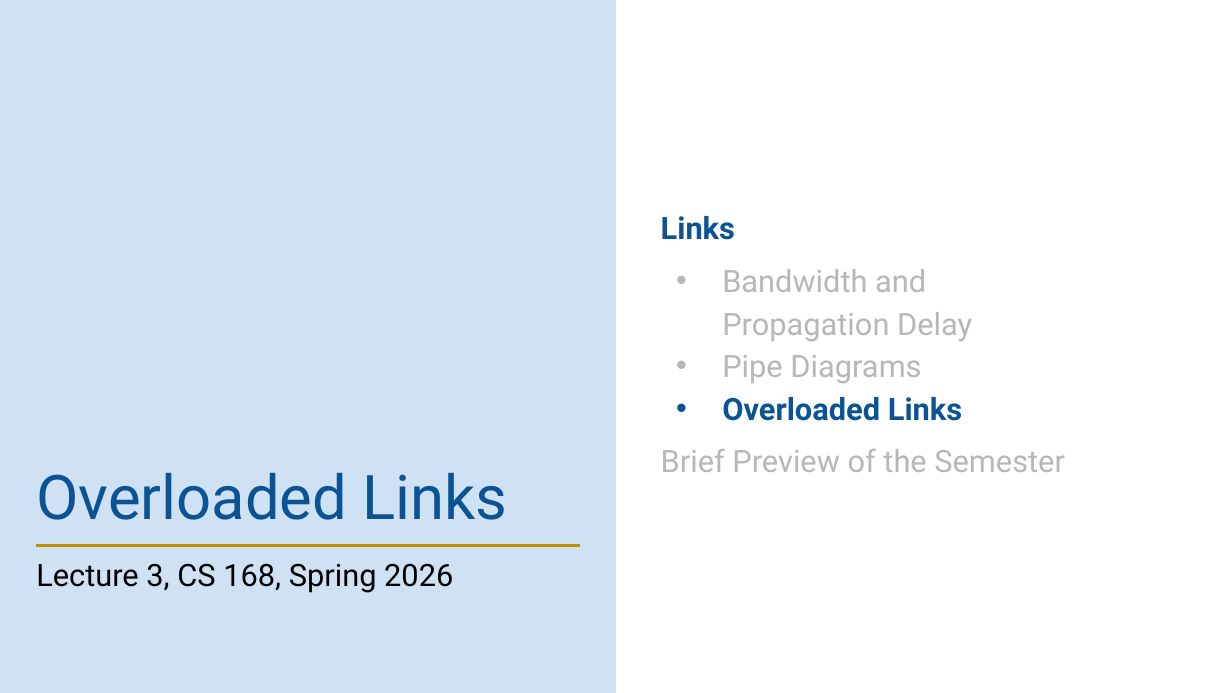
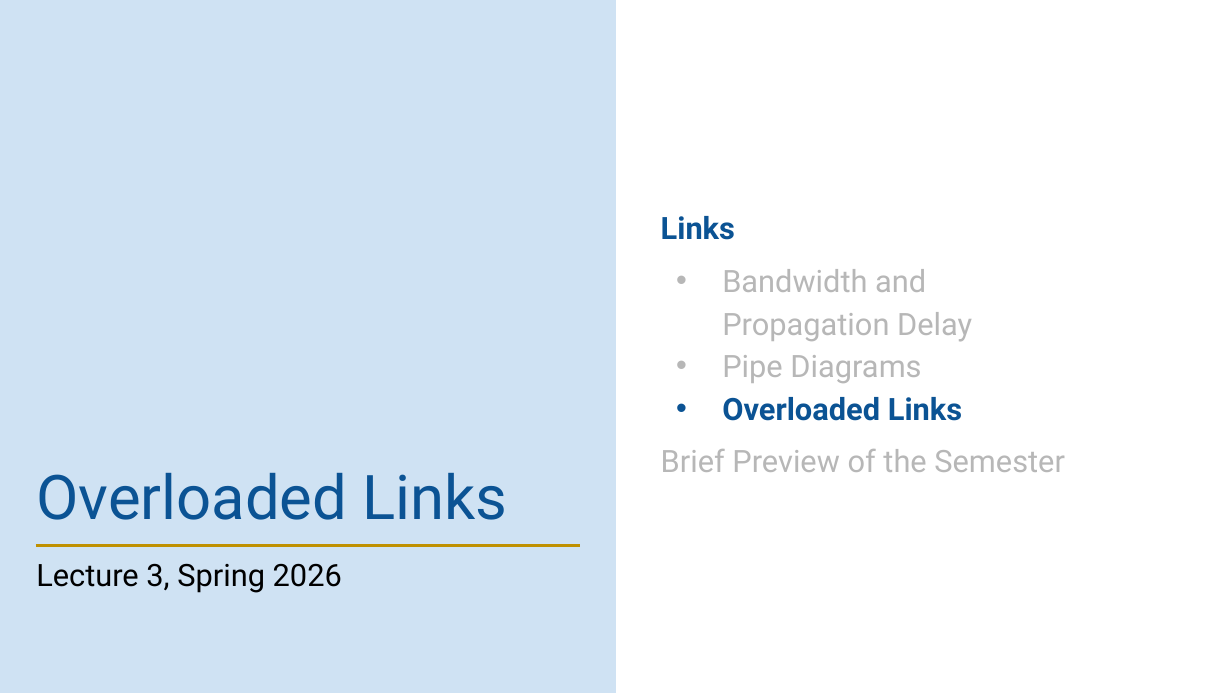
Before and after one commit to guhofstra/CSC175Sp26, a slide deck: slide 16 of PPTs/Lecture 3 - Links.pptx. Drawn at 1232x693 pixels with LibreOffice and Linux fonts; fonts in the diff are those of the drawing. Boxes give left, top, right and bottom in pixels: in the first picture for what was removed or moved away, otherwise in the second. Text is boxed around its words. In the diff, an @@ line names an element or a change of style, - is before the commit and + after.

```diff
--- a/PPTs/Lecture 3 - Links.pptx
+++ b/PPTs/Lecture 3 - Links.pptx
@@ subtitle at (x1=36, y1=563, x2=342, y2=593): text changed @@
-Lecture 3, CS 168, Spring 2026
+Lecture 3, Spring 2026
```
Also in this commit, not shown: 2 other slides changed, 5 other files.
